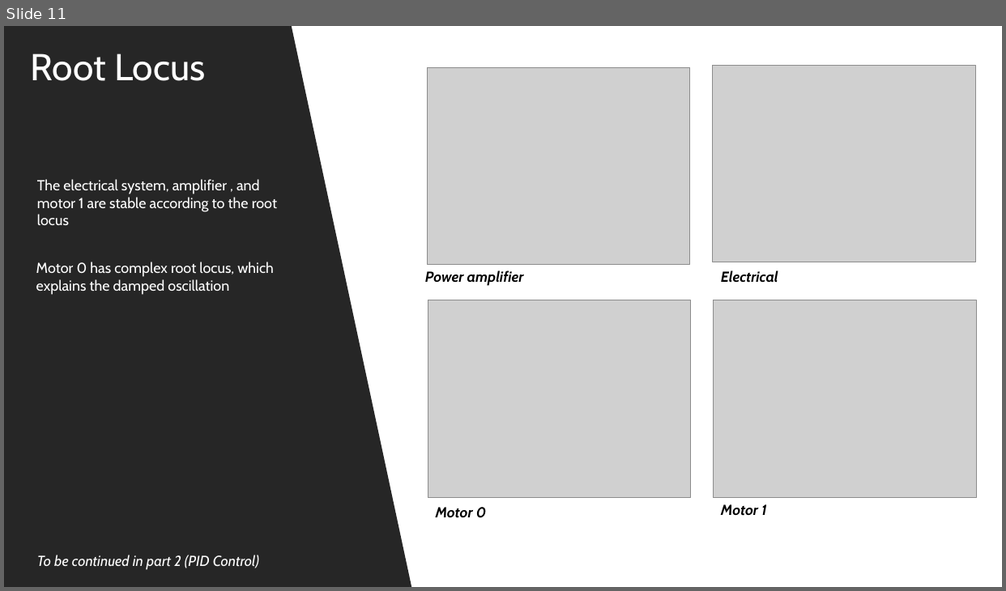
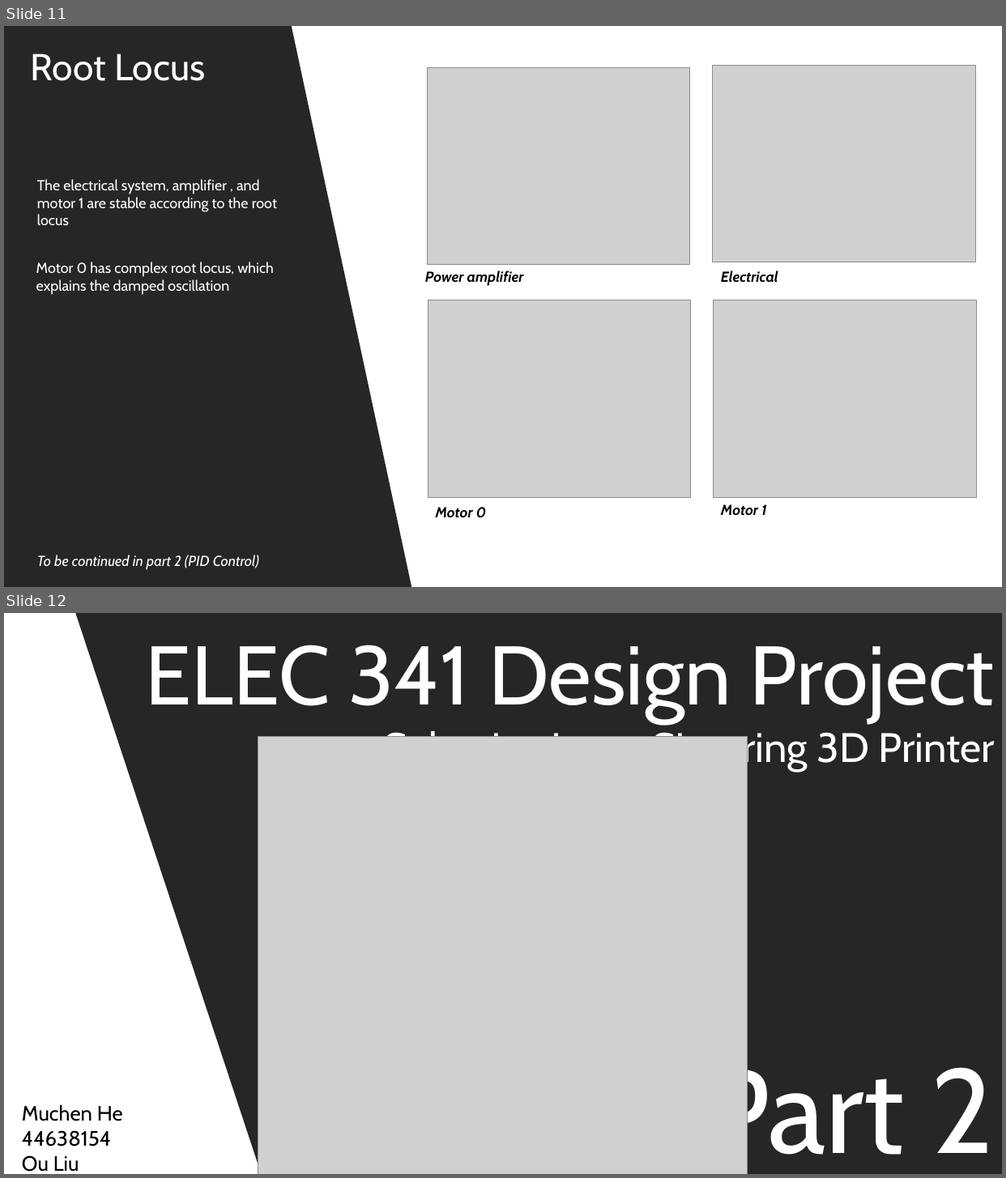
Before and after one commit to FSXAC/ELEC341, a slide deck: docs/report.pptx. Shown one above the other, each under a label of ours: slide 11 before the commit, slides 11 and 12 after it. The pictures are 1006x591 and 1006x1178 pixels, drawn with LibreOffice and Linux fonts; fonts in the diff are those of the drawing; grey boxes stand for pictures. Boxes give left, top, right and bottom in pixels: in the first picture for what was removed or moved away, otherwise in the second. Text is boxed around its words. In the diff, an @@ line names an element or a change of style, - is before the commit and + after.

```diff
--- a/docs/report.pptx
+++ b/docs/report.pptx
@@ slide 12 added at (4,613,1002,1174), background #FFFFFF @@
@@ rectangle added at (72,613,1002,1174), fill #262626 @@
@@ text added at (146,645,995,722), 80 pt, text #FFFFFF @@
+ELEC 341 Design Project
@@ title added at (384,727,995,771), 39.6 pt, text #FFFFFF @@
+Selective Laser Sintering 3D Printer
@@ picture added at (258,736,748,1174) @@
@@ text added at (701,1052,994,1174), 115 pt, text #FFFFFF @@
+Part 2
@@ text added at (22,1105,123,1172), 20 pt, text #000000 @@
+Muchen He 44638154
+Ou Liu 18800152
```
Also in this commit, not shown: 2 slides changed, 5 other slides added, 2 other files.
